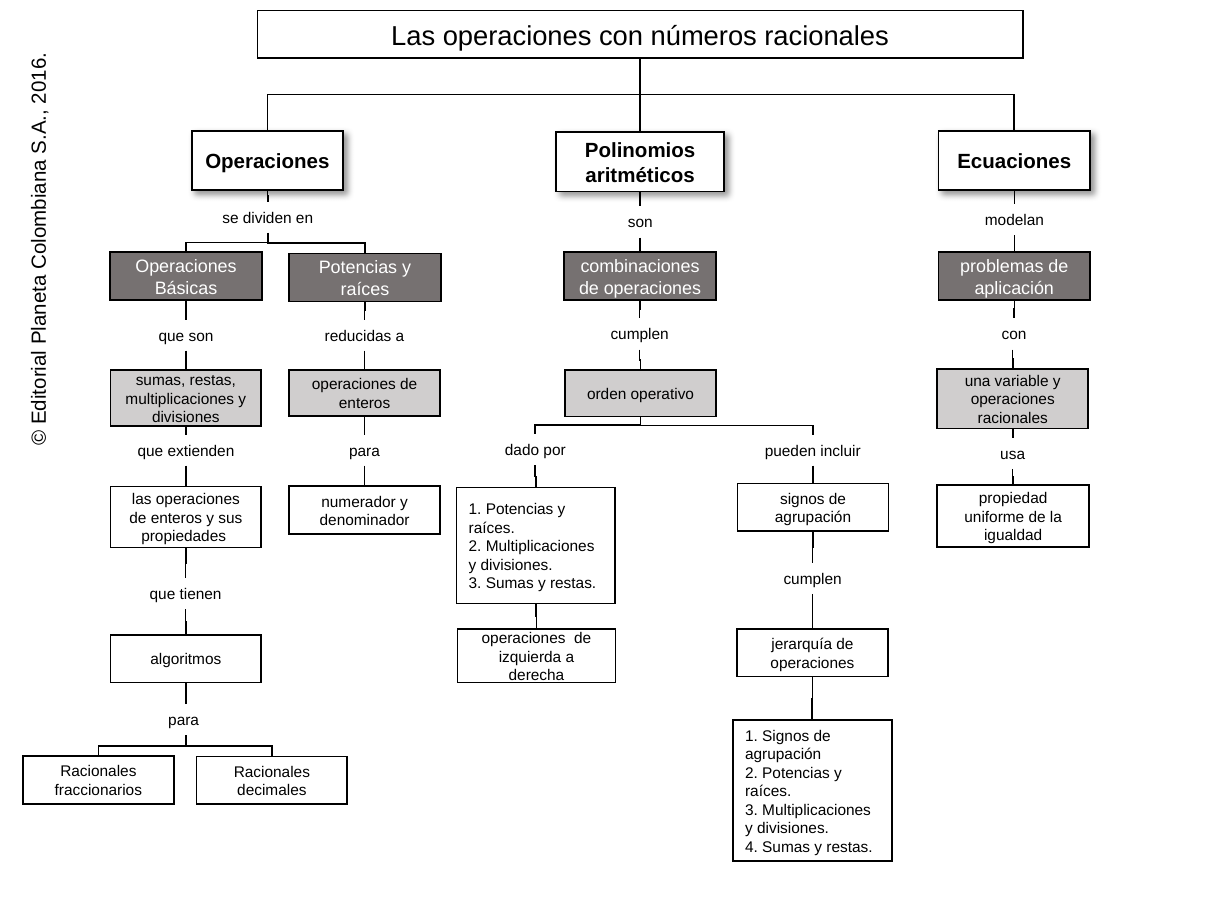
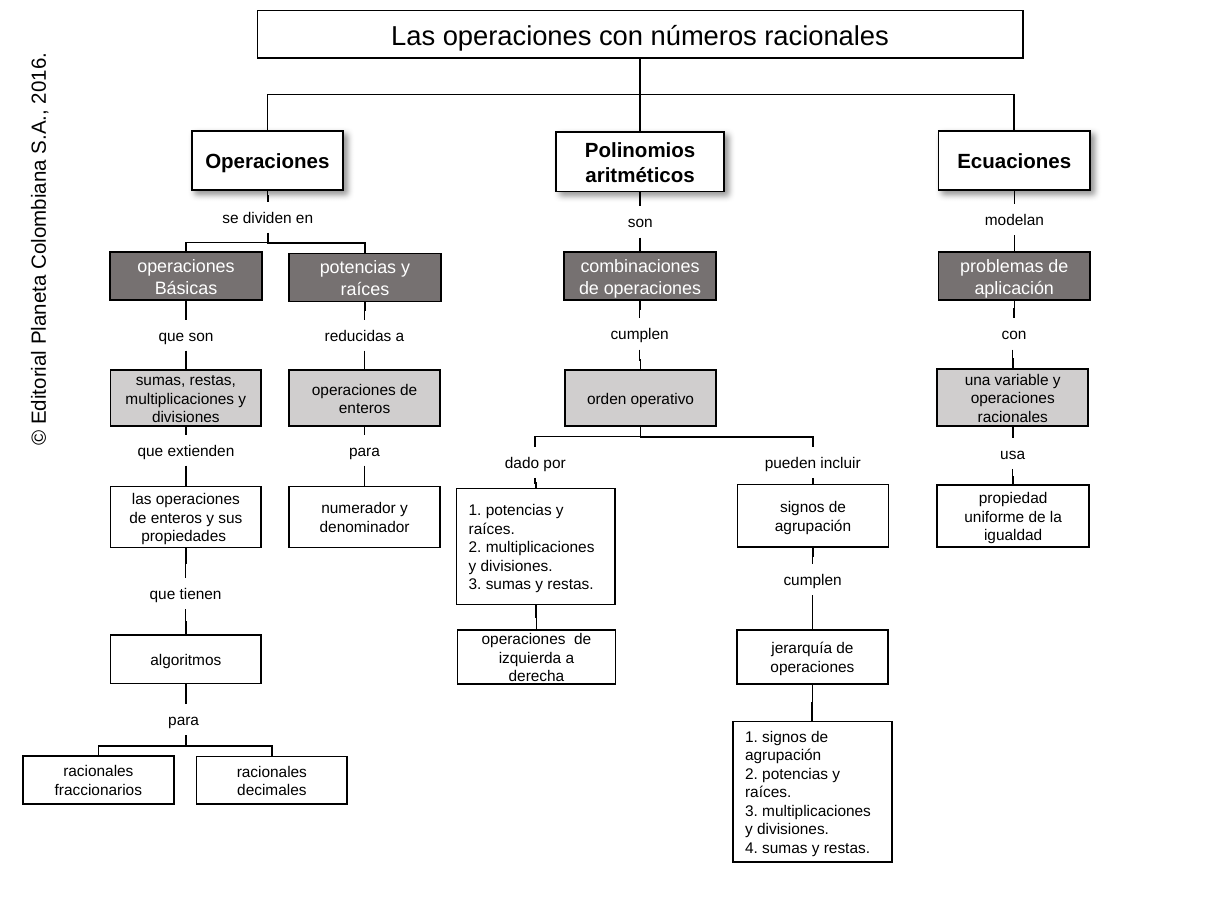
Before and after one commit to AulaPlanetaColombia/Matematicas, a slide deck: slide 1 of fuentes/contenidos/grado07/guion06/MapaConceptual_MA_07_06_CO.pptx. Drawn at 1232x924 pixels with LibreOffice and Linux fonts; fonts in the diff are those of the drawing; background and template pictures are left out. Boxes give left, top, right and bottom in pixels: in the first picture for what was removed or moved away, otherwise in the second. Text is boxed around its words. In the diff, an @@ line names an element or a change of style, - is before the commit and + after.

```diff
--- a/fuentes/contenidos/grado07/guion06/MapaConceptual_MA_07_06_CO.pptx
+++ b/fuentes/contenidos/grado07/guion06/MapaConceptual_MA_07_06_CO.pptx
@@ text in rectangle at (x1=137, y1=259, x2=234, y2=294): text changed @@
-Operaciones Básicas
+operaciones Básicas
@@ text in rectangle at (x1=320, y1=260, x2=410, y2=295): text changed @@
-Potencias y raíces
+potencias y raíces
@@ rectangle "operaciones de enteros" resized from (x1=290, y1=370, x2=441, y2=416) to (x1=290, y1=370, x2=441, y2=426) @@
@@ rectangle "orden operativo" resized from (x1=565, y1=371, x2=717, y2=418) to (x1=565, y1=370, x2=717, y2=426) @@
@@ elbow line moved from (365, 416) - (365, 435) to (365, 426) - (365, 435) @@
@@ text "dado por" moved from (x1=505, y1=443, x2=565, y2=458) to (x1=505, y1=456, x2=565, y2=471) @@
@@ 2 elbow lines, 1 text moved together from (x1=536, y1=416, x2=860, y2=459) to (x1=536, y1=426, x2=860, y2=472) @@
@@ elbow line (1013, 426) - (1013, 437): route changed @@
@@ elbow line moved from (536, 466) - (536, 488) to (536, 478) - (536, 489) @@
@@ elbow line moved from (813, 466) - (813, 483) to (813, 478) - (813, 484) @@
@@ rectangle "numerador y denominador" resized from (x1=290, y1=487, x2=441, y2=535) to (x1=290, y1=487, x2=441, y2=548) @@
@@ text in rectangle at (x1=469, y1=503, x2=595, y2=593): text changed @@
-1. Potencias y raíces.
-2. Multiplicaciones y divisiones.
-3. Sumas y restas.
+1. potencias y raíces.
+2. multiplicaciones y divisiones.
+3. sumas y restas.
@@ rectangle "signos de agrupación" resized from (x1=738, y1=483, x2=890, y2=531) to (x1=738, y1=484, x2=890, y2=547) @@
@@ elbow line moved from (813, 531) - (813, 563) to (813, 547) - (813, 564) @@
@@ rectangle "jerarquía de operaciones" resized from (x1=737, y1=630, x2=887, y2=678) to (x1=737, y1=630, x2=887, y2=684) @@
@@ elbow line moved from (812, 721) - (813, 676) to (812, 722) - (813, 684) @@
@@ text in rectangle at (x1=745, y1=730, x2=871, y2=856): text changed @@
-1. Signos de agrupación
-2. Potencias y raíces.
-3. Multiplicaciones y divisiones.
-4. Sumas y restas.
+1. signos de agrupación
+2. potencias y raíces.
+3. multiplicaciones y divisiones.
+4. sumas y restas.
@@ text in rectangle at (x1=55, y1=764, x2=142, y2=795): text changed @@
-Racionales fraccionarios
+racionales fraccionarios
@@ text in rectangle at (x1=237, y1=765, x2=307, y2=795): text changed @@
-Racionales decimales
+racionales decimales
```
Also in this commit, not shown: 2 other files.
